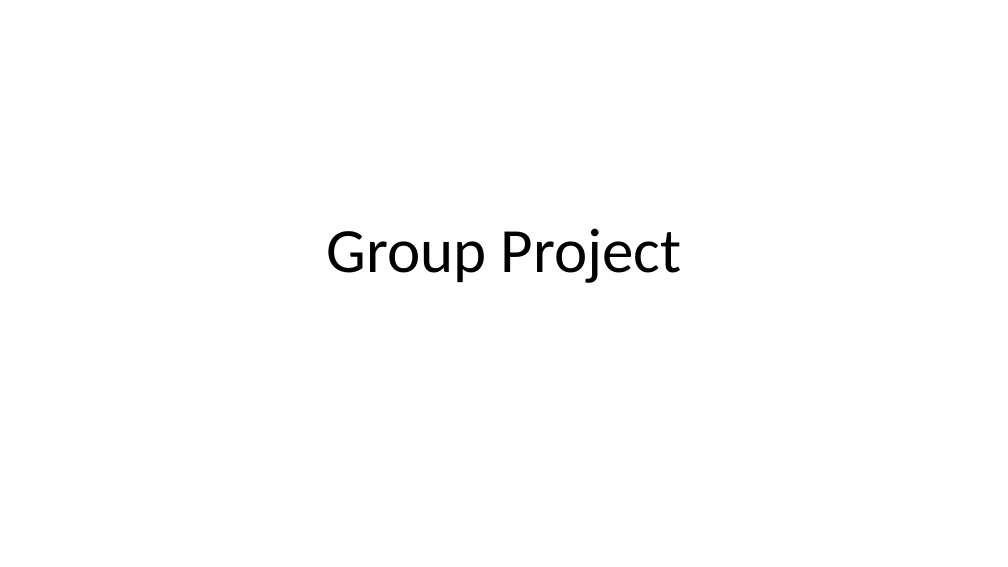
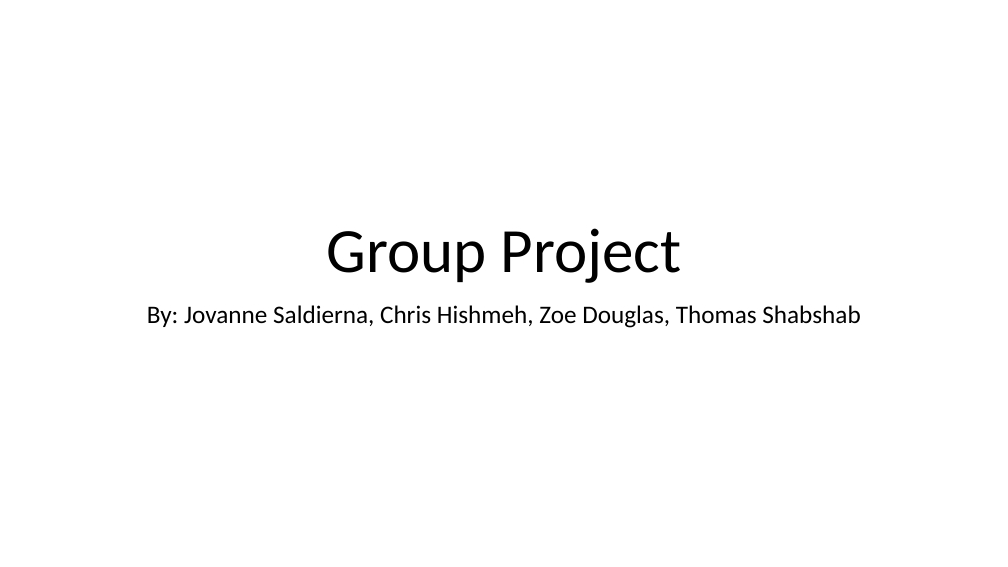
Before and after one commit to zdougla1/final_project, a slide deck: slide 1 of Final_Presentation.pptx. Drawn at 1008x567 pixels with LibreOffice and Linux fonts; fonts in the diff are those of the drawing. Boxes give left, top, right and bottom in pixels: in the first picture for what was removed or moved away, otherwise in the second. Text is boxed around its words. In the diff, an @@ line names an element or a change of style, - is before the commit and + after.

```diff
--- a/Final_Presentation.pptx
+++ b/Final_Presentation.pptx
@@ subtitle added at (147,305,860,328), 24 pt, text #000000 @@
+By: Jovanne Saldierna, Chris Hishmeh, Zoe Douglas, Thomas Shabshab
```
